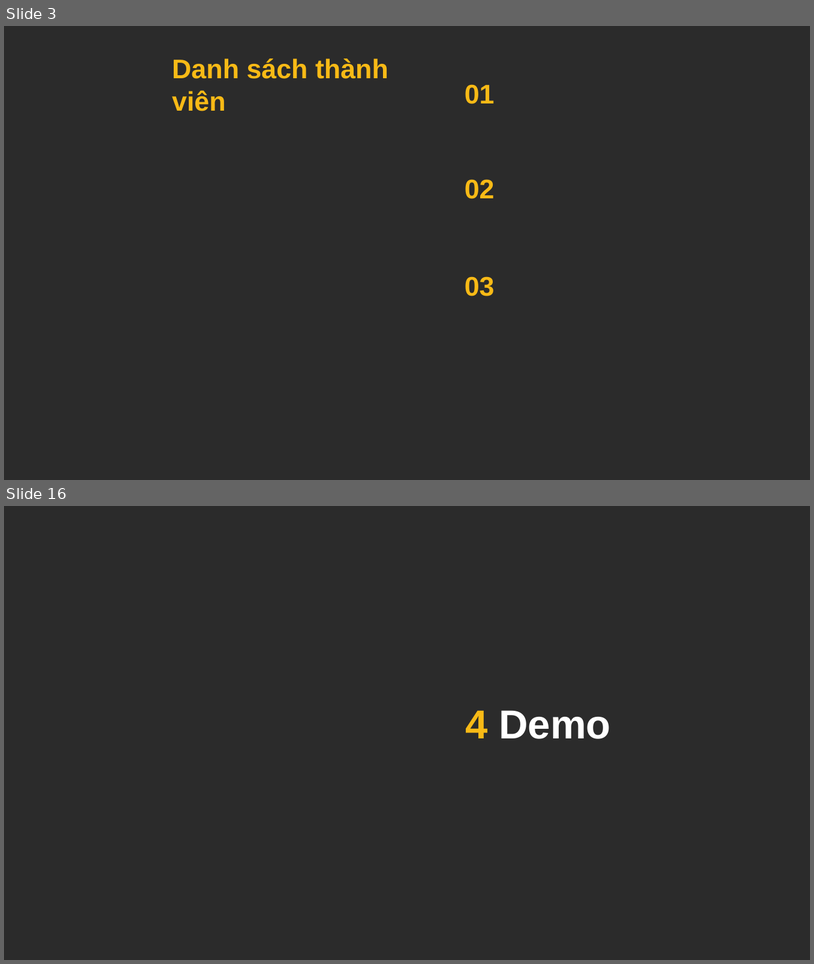
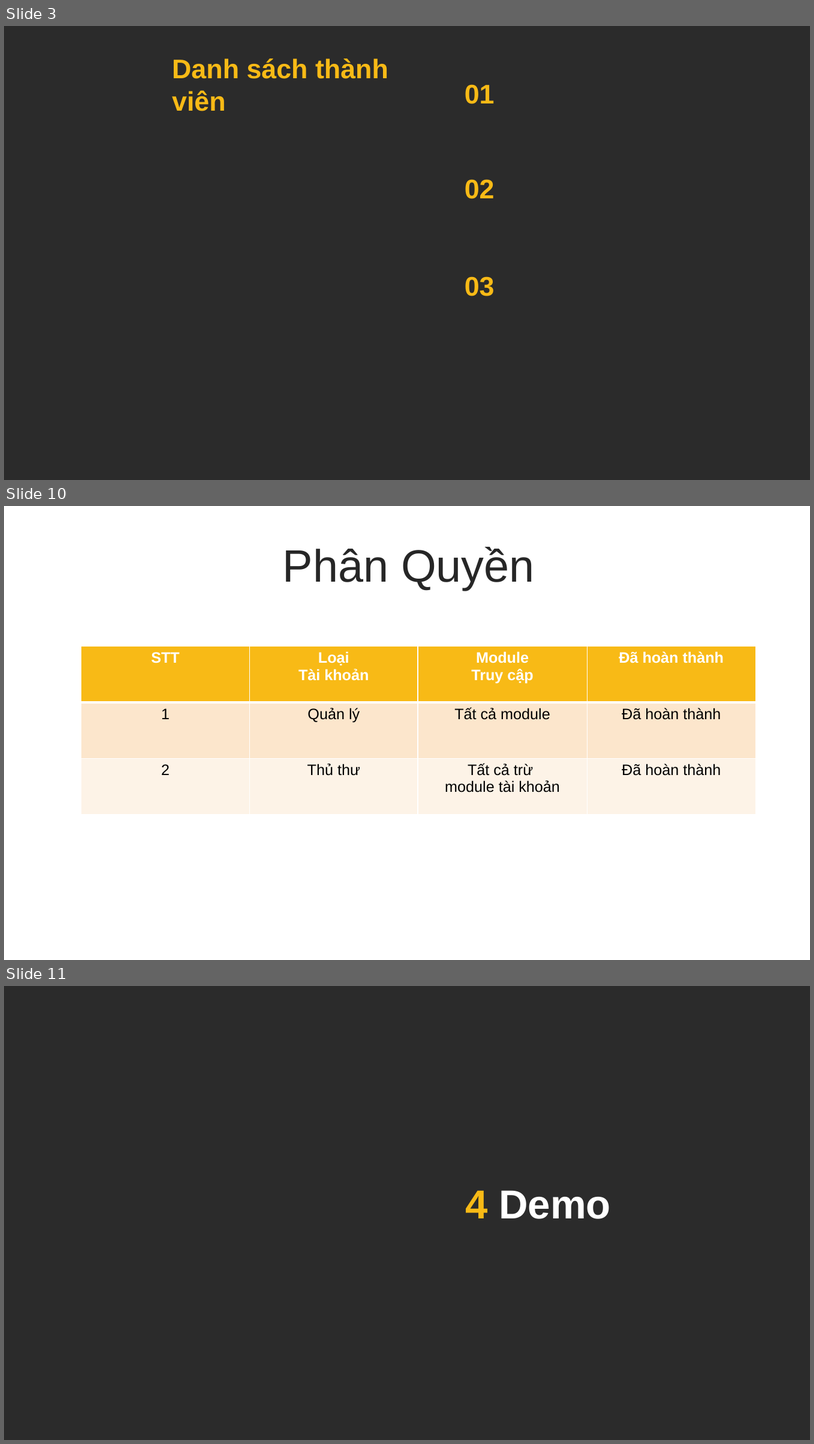
Before and after one commit to maxknowyou/npta, a slide deck: ThuyetTrinhBaoCaoMaNguonMo.pptx. Shown one above the other, each under a label of ours: slides 3 and 16 before the commit, slides 3, 10 and 11 after it; the slides between them are not shown. The pictures are 814x964 and 814x1444 pixels, drawn with LibreOffice and Linux fonts; fonts in the diff are those of the drawing; background and template pictures are left out; a plain dark background stands for a picture behind light text. Boxes give left, top, right and bottom in pixels: in the first picture for what was removed or moved away, otherwise in the second. Text is boxed around its words. In the diff, an @@ line names an element or a change of style, - is before the commit and + after.

```diff
--- a/ThuyetTrinhBaoCaoMaNguonMo.pptx
+++ b/ThuyetTrinhBaoCaoMaNguonMo.pptx
@@ slide 10 added at [4, 506, 810, 960], background #FFFFFF @@
@@ text added at [283, 547, 535, 590], 54 pt, text #262626 @@
+Phân Quyền
@@ table added at [81, 646, 756, 814], 3 rows, 4 columns @@
+STT | Loại / Tài khoản | Module / Truy cập | Đã hoàn thành
+1 | Quản lý | Tất cả module | Đã hoàn thành
+2 | Thủ thư | Tất cả trừ / module tài khoản | Đã hoàn thành
@@ what was slide 16 is now slide 11 @@
```
Also in this commit, not shown: 2 slides changed, 6 other slides added, 12 slides removed.
